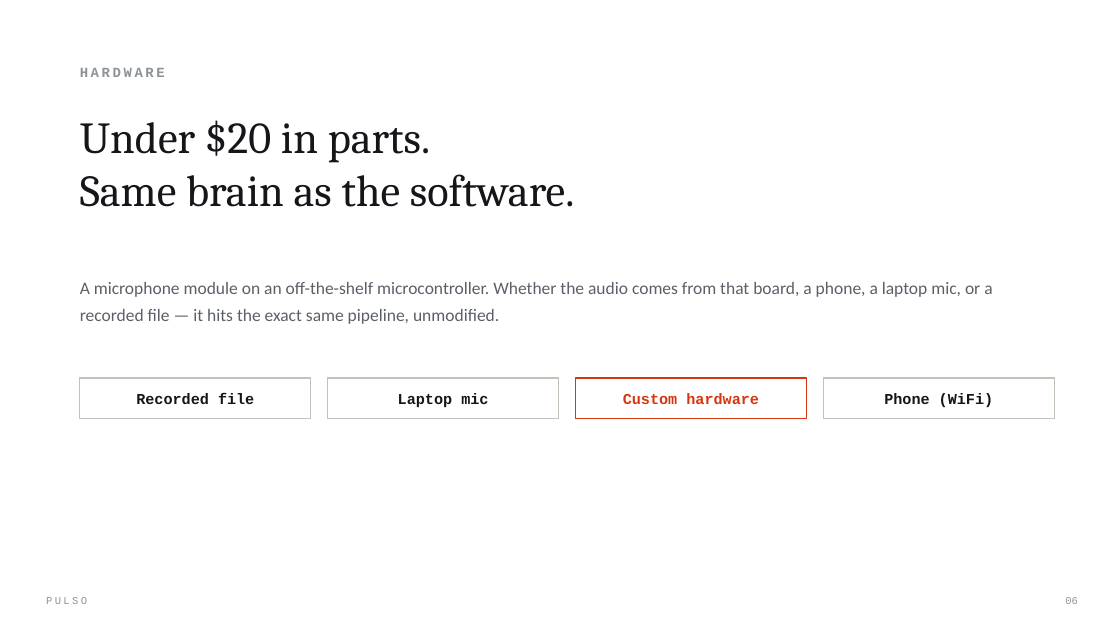
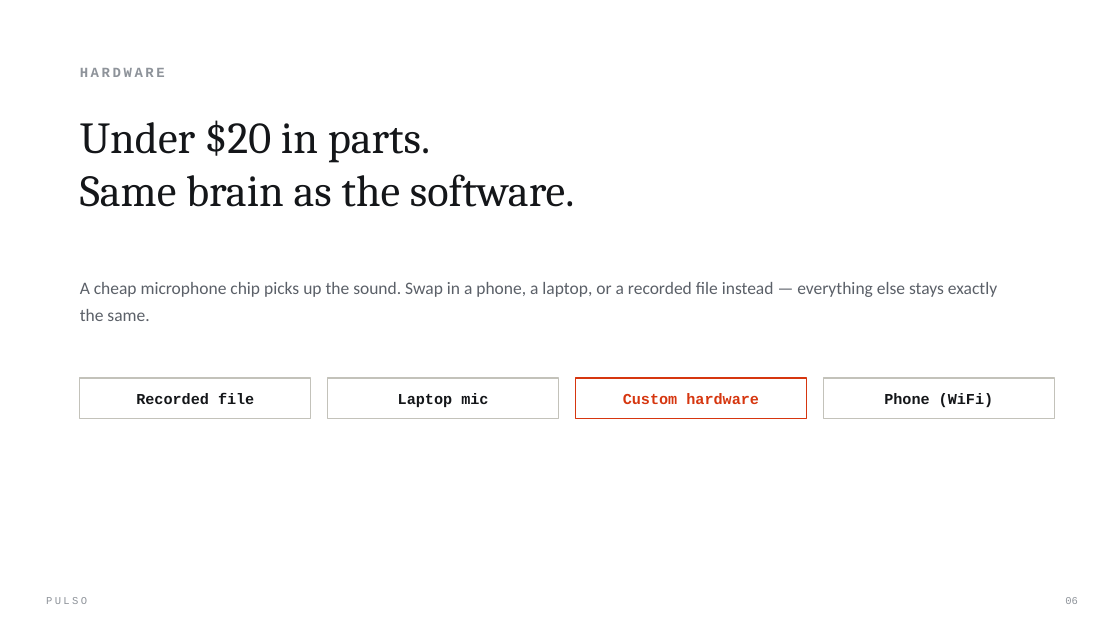
Before and after one commit to Davuddevelop/Pulso, a slide deck: slide 6 of presentation/Pulso_Pitch_Deck.pptx. Drawn at 1120x630 pixels with LibreOffice and Linux fonts; fonts in the diff are those of the drawing; background and template pictures are left out. Boxes give left, top, right and bottom in pixels: in the first picture for what was removed or moved away, otherwise in the second. Text is boxed around its words. In the diff, an @@ line names an element or a change of style, - is before the commit and + after.

```diff
--- a/presentation/Pulso_Pitch_Deck.pptx
+++ b/presentation/Pulso_Pitch_Deck.pptx
@@ text at [80,282,997,321]: text changed @@
-A microphone module on an off-the-shelf microcontroller. Whether the audio comes from that board, a phone, a laptop mic, or a recorded file — it hits the exact same pipeline, unmodified.
+A cheap microphone chip picks up the sound. Swap in a phone, a laptop, or a recorded file instead — everything else stays exactly the same.
```
Also in this commit, not shown: 3 other slides changed.
